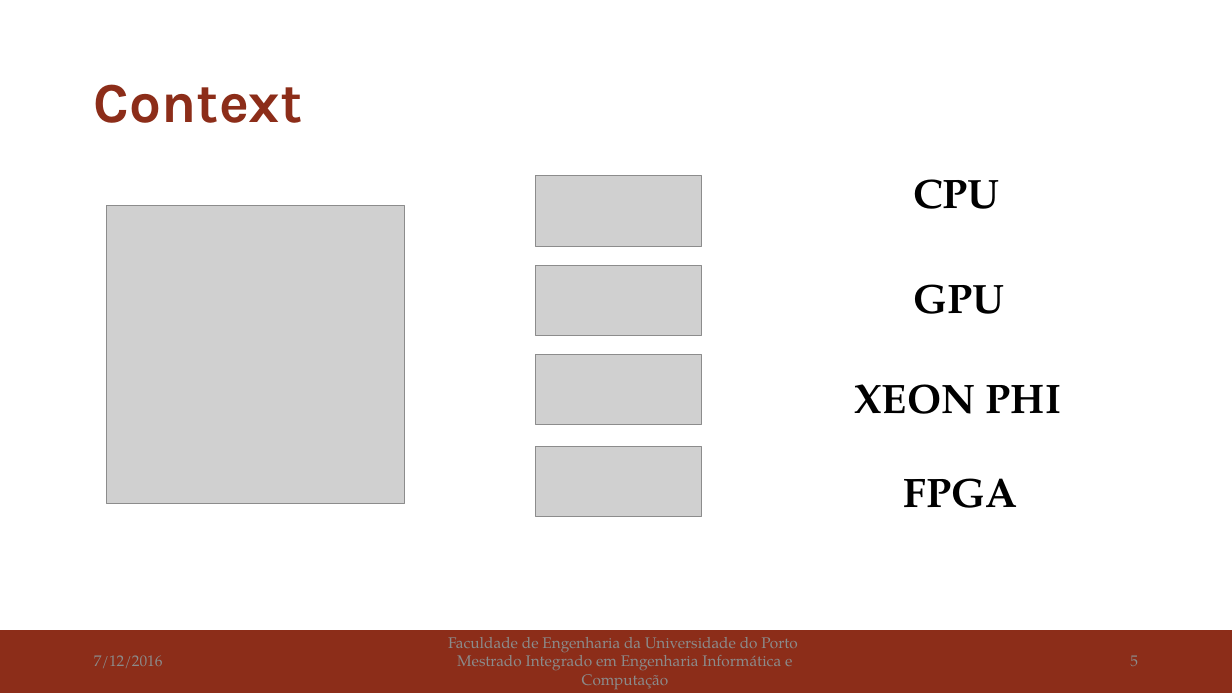
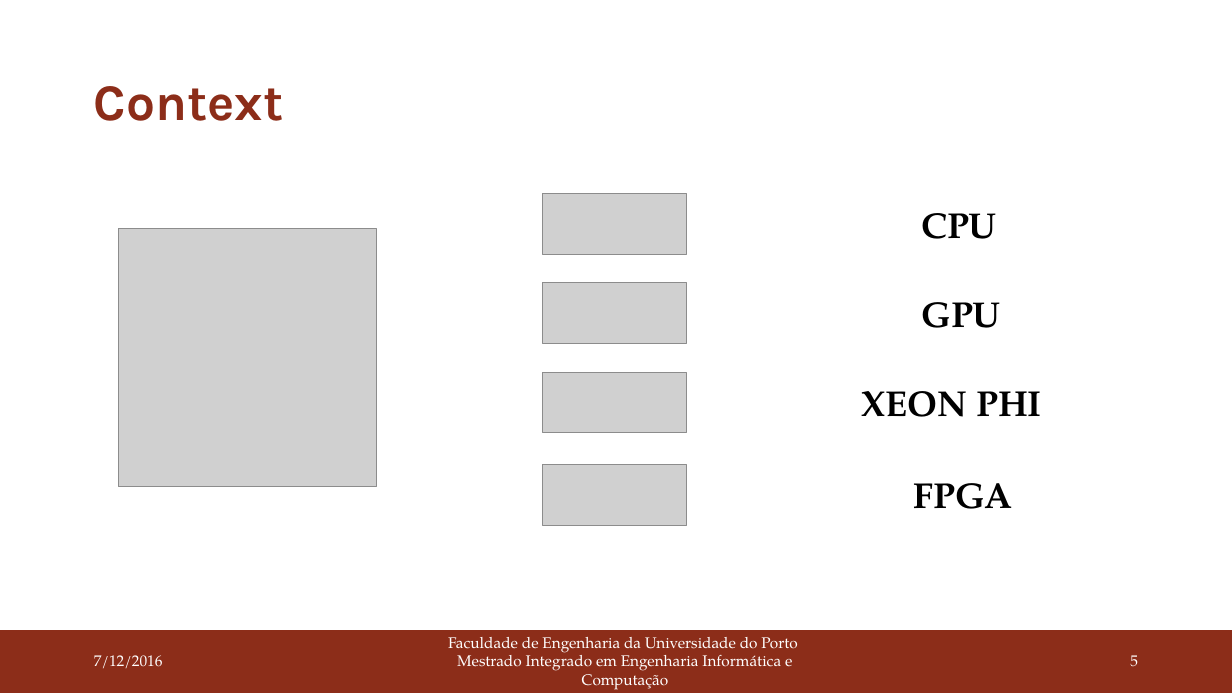
Before and after one commit to joaoBordalo/FEUP-Dissertation, a slide deck: slide 5 of deliverables/PDIS/second delivery/Autotuning Parallel Application in Heterogeneous Systems.pptx. Drawn at 1232x693 pixels with LibreOffice and Linux fonts; fonts in the diff are those of the drawing; grey boxes stand for pictures. Boxes give left, top, right and bottom in pixels: in the first picture for what was removed or moved away, otherwise in the second. Text is boxed around its words. In the diff, an @@ line names an element or a change of style, - is before the commit and + after.

```diff
--- a/deliverables/PDIS/second delivery/Autotuning Parallel Application in Heterogeneous Systems.pptx
+++ b/deliverables/PDIS/second delivery/Autotuning Parallel Application in Heterogeneous Systems.pptx
@@ title "Context" at <box>94,86,283,121</box>: size 44 to 40 pt @@
@@ picture: place and size @@
-picture at <box>536,176,701,246</box>
+picture at <box>543,193,686,254</box>
@@ size 32 to 28 pt in 4 elements at <box>913,483,1012,509</box>, <box>862,391,1042,417</box>, <box>921,302,1001,328</box>, <box>921,213,997,239</box> @@
@@ text "CPU": place and size @@
-text "CPU" at <box>913,179,1000,209</box>
+text "CPU" at <box>921,213,997,239</box>
@@ picture: place and size @@
-picture at <box>106,205,405,504</box>
+picture at <box>118,229,376,487</box>
@@ picture: place and size @@
-picture at <box>536,265,701,335</box>
+picture at <box>543,283,686,344</box>
@@ text "GPU": place and size @@
-text "GPU" at <box>913,284,1004,314</box>
+text "GPU" at <box>921,302,1001,328</box>
@@ picture: place and size @@
-picture at <box>536,354,701,424</box>
+picture at <box>543,372,686,433</box>
@@ text "XEON PHI": place and size @@
-text "XEON PHI" at <box>855,384,1061,414</box>
+text "XEON PHI" at <box>862,391,1042,417</box>
@@ picture: place and size @@
-picture at <box>536,446,701,517</box>
+picture at <box>543,464,686,525</box>
@@ text "FPGA": place and size @@
-text "FPGA" at <box>904,478,1018,508</box>
+text "FPGA" at <box>913,483,1012,509</box>
@@ text colour #8C8C8C to #FFFFFF in 3 elements at <box>94,655,163,668</box>, <box>448,637,797,690</box>, <box>1130,655,1138,667</box> @@
```
Also in this commit, not shown: 7 other slides changed, 8 slides added, 3 other files.
